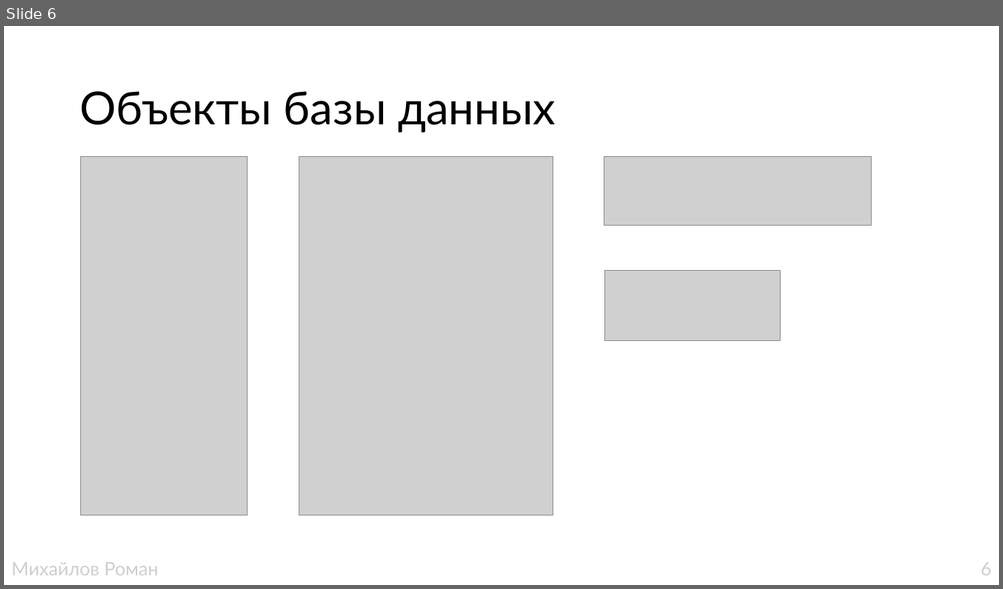
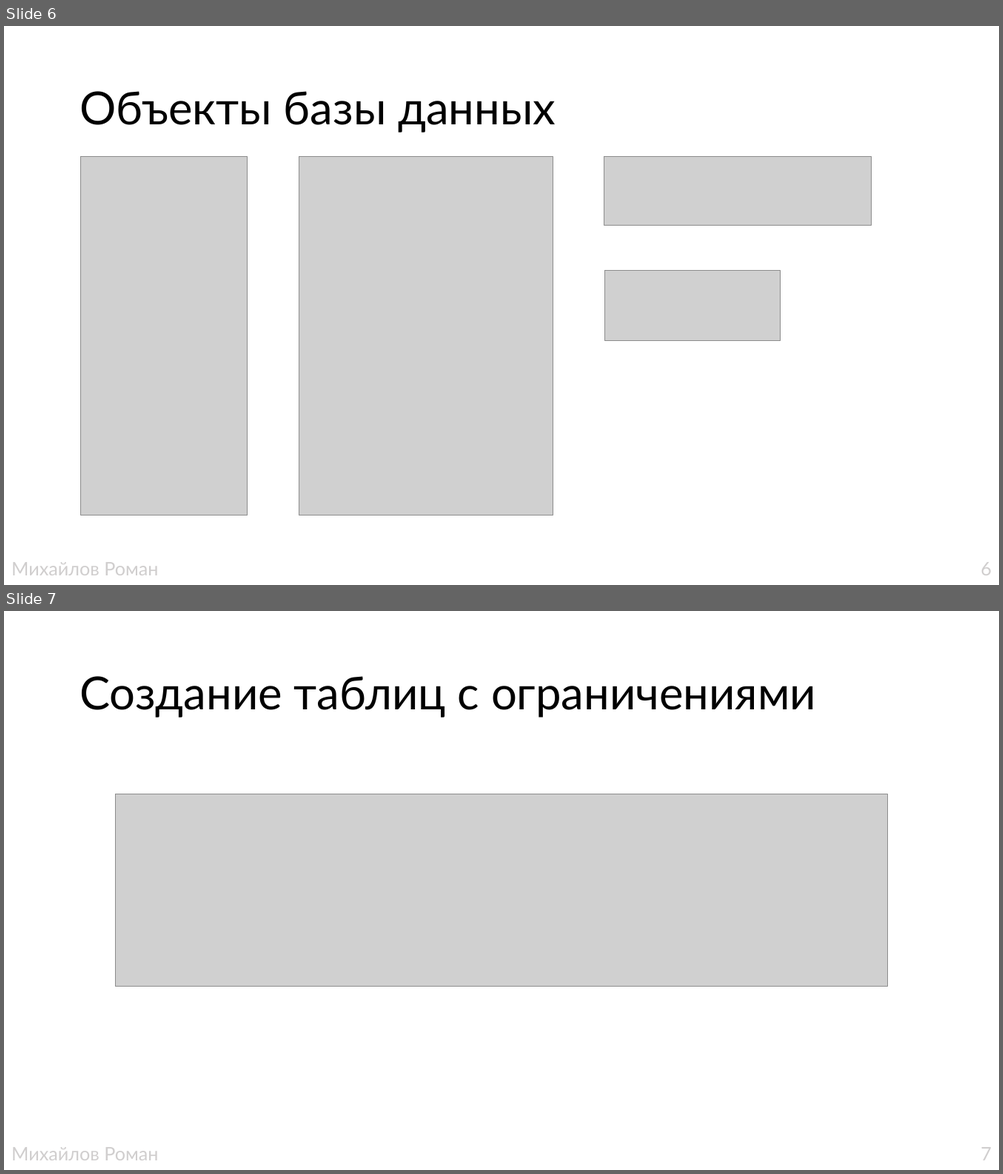
Before and after one commit to ccrayp/warehouse, a slide deck: documents/Защита/БД_Склад_Михайлов_Р_А.pptx. Shown one above the other, each under a label of ours: slide 6 before the commit, slides 6 and 7 after it. The pictures are 1003x589 and 1003x1174 pixels, drawn with LibreOffice and Linux fonts; fonts in the diff are those of the drawing; grey boxes stand for pictures. Boxes give left, top, right and bottom in pixels: in the first picture for what was removed or moved away, otherwise in the second. Text is boxed around its words. In the diff, an @@ line names an element or a change of style, - is before the commit and + after.

```diff
--- a/documents/Защита/БД_Склад_Михайлов_Р_А.pptx
+++ b/documents/Защита/БД_Склад_Михайлов_Р_А.pptx
@@ slide 7 added at bbox=[4, 611, 999, 1170], background #FFFFFF @@
@@ title added at bbox=[79, 676, 816, 718], 44 pt, text #000000 @@
+Создание таблиц с ограничениями
@@ picture added at bbox=[116, 795, 888, 987] @@
@@ table added at bbox=[4, 1139, 999, 1170], 1 rows, 2 columns @@
+Михайлов Роман | 7
```
Also in this commit, not shown: 21 slides changed, 3 other slides added, 13 other files.
